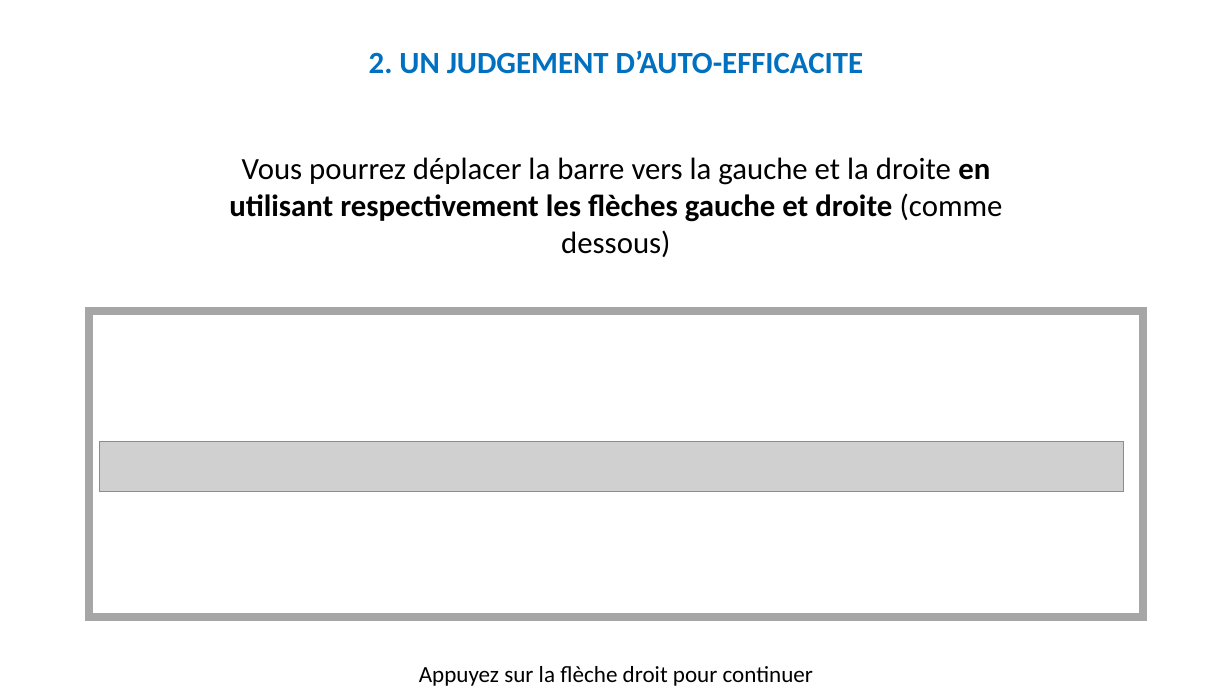
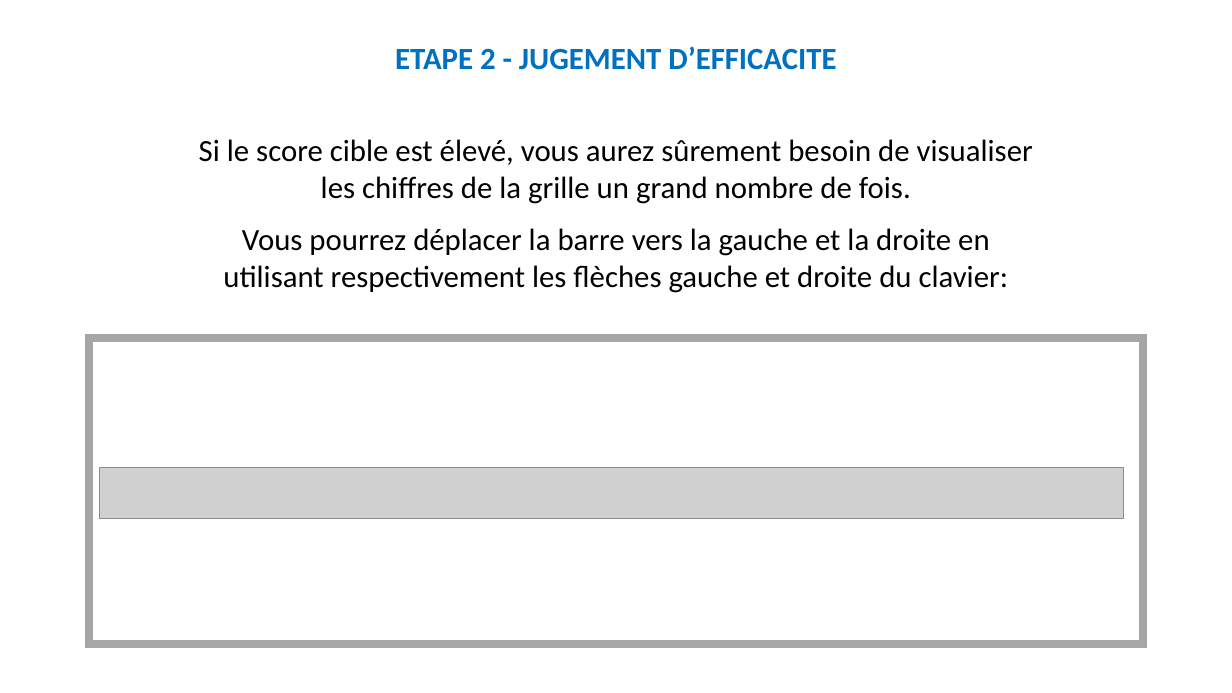
Before and after one commit to MBB-team/Online_Testing, a slide deck: slide 10 of src/Self_Efficacy/Stimuli/Instructions.pptx (slide 20 before the commit). Drawn at 1232x693 pixels with LibreOffice and Linux fonts; fonts in the diff are those of the drawing; grey boxes stand for pictures. Boxes give left, top, right and bottom in pixels: in the first picture for what was removed or moved away, otherwise in the second. Text is boxed around its words. In the diff, an @@ line names an element or a change of style, - is before the commit and + after.

```diff
--- a/src/Self_Efficacy/Stimuli/Instructions.pptx
+++ b/src/Self_Efficacy/Stimuli/Instructions.pptx
@@ text at [395,46,836,70]: text changed @@
-2. UN JUDGEMENT D’AUTO-EFFICACITE
+ETAPE 2 - JUGEMENT D’EFFICACITE
@@ text at [199,139,1033,293]: text changed @@
-Vous pourrez déplacer la barre vers la gauche et la droite en utilisant respectivement les flèches gauche et droite (comme dessous)
+Si le score cible est élevé, vous aurez sûrement besoin de visualiser les chiffres de la grille un grand nombre de fois.
+Vous pourrez déplacer la barre vers la gauche et la droite en utilisant respectivement les flèches gauche et droite du clavier:
@@ rectangle: place and size @@
-rectangle at [89,311,1143,617]
+rectangle at [89,338,1143,644]
@@ picture: place and size @@
-picture at [100,441,1125,492]
+picture at [100,468,1125,518]
@@ text removed at [419,666,813,686] @@
-Appuyez sur la flèche droit pour continuer
```
Also in this commit, not shown: 22 other slides changed, 10 slides added, 22 slides removed.
